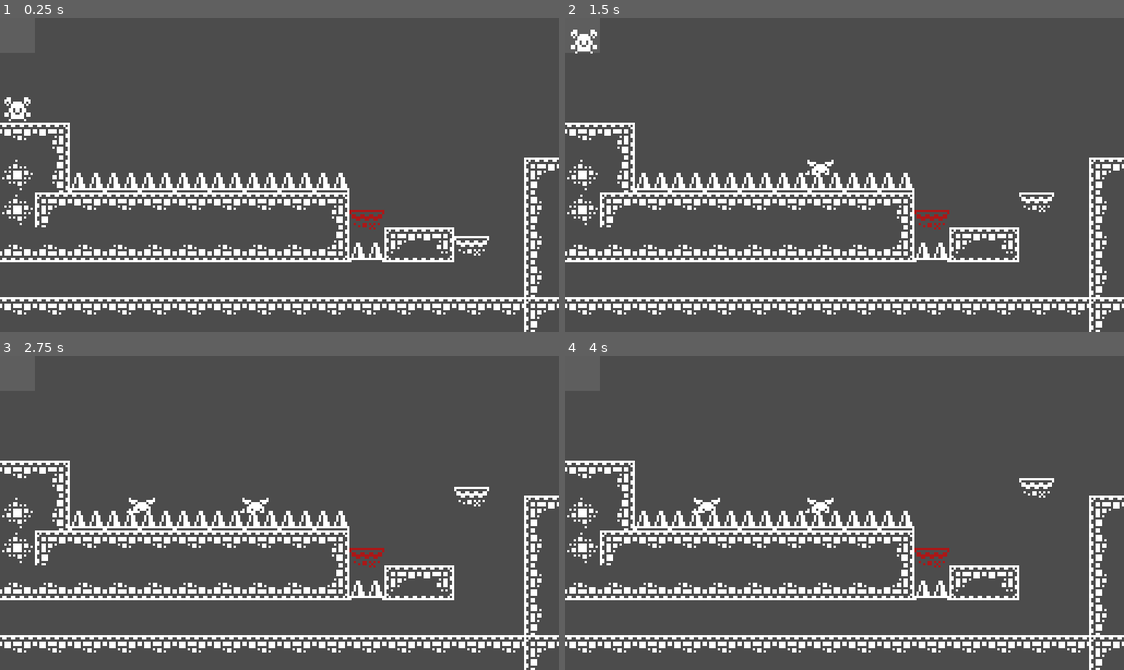
Above: before the commit, frames 1-4 (two rows, left to right).
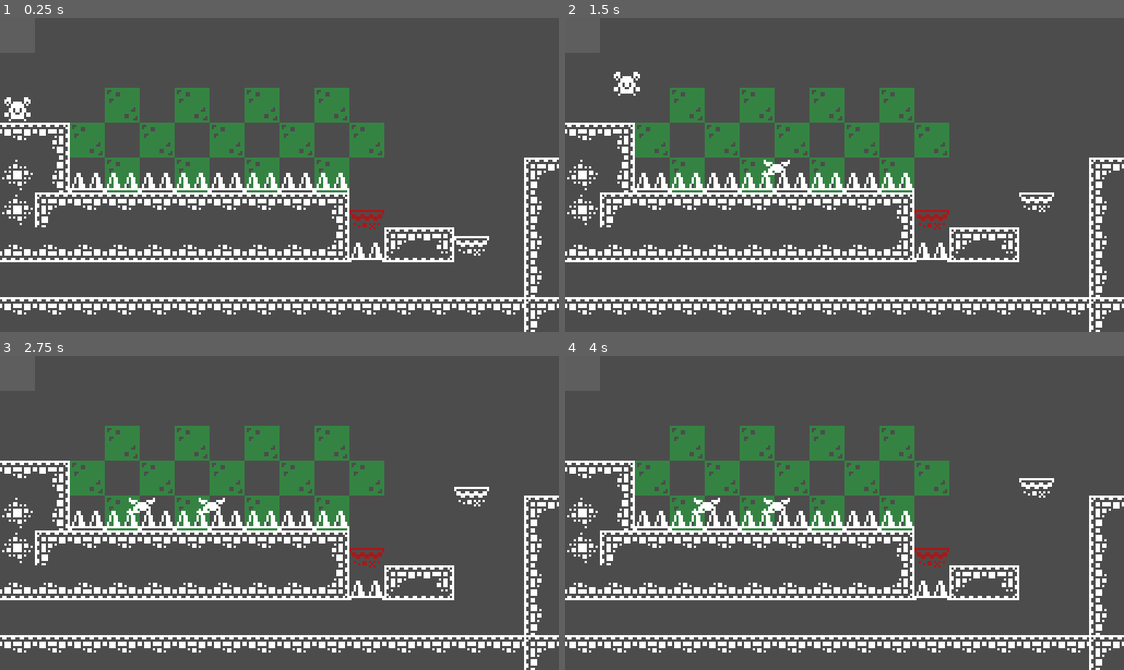
Above: after the commit, the same moments.

Repository: jpdurigan/cat-a-combs
Game: Godot game, scene res://Playground.tscn
Same seed, same stepped clock (60 frames per second), same inputs: the game is played once before the commit and once after it. The project has no main scene, so this scene is started directly.
Inputs:
- Up to frame 1 (0.25 s): no input
- Up to frame 2 (1.5 s): tap Enter at 0.5 s; hold Right (ui_right) from 0.53 s (still down); tap Up (ui_up) at 0.77 s
- Up to frame 3 (2.75 s): tap Up (ui_up) at 1.52 s; release Right (ui_right) at 2.03 s; hold Left (ui_left) from 2.03 s (still down)
- Up to frame 4 (4 s): release Left (ui_left) at 2.78 s; hold Right (ui_right) from 2.78 s (still down); tap Up (ui_up) at 3.02, 3.77 s; tap Space at 3.5 s

The runs differ from the first frame. In frame 1, 7.8% of the frame differs, in the area x 12-69%, y 22-56%; in frame 2, 8.2%, in the area x 1-69%, y 3-56%; in frame 3, 7.8%; in frame 4, 7.8%.

Commit message:
Fix: pulo do player

Diff:
--- a/src/Playground.tscn
+++ b/src/Playground.tscn
@@ -19,7 +19,7 @@
 cell_size = Vector2( 16, 16 )
 cell_custom_transform = Transform2D( 16, 0, 0, 16, 0, 0 )
 format = 1
-tile_data = PoolIntArray( 262143, 0, 0, 196608, 0, 1, 196609, 0, 2, 327679, 0, 65536, 262144, 0, 65537, 262145, 0, 65538, 262159, 0, 0, 262160, 0, 1, 262161, 0, …(1381 unchanged characters)…
+tile_data = PoolIntArray( 131075, 1, 0, 131077, 1, 0, 131079, 1, 0, 131081, 1, 0, 262143, 0, 0, 196608, 0, 1, 196609, 0, 2, 196610, 1, 0, 196612, 1, 0, 196614, 1, 0, 196616, 1, 0, 196618, 1, 0, 327679, 0, 65536, 262144, 0, 65537, 262145, 0, 65538, 262147, 1, 0, 262149, 1, 0, 262151, 1, 0, 262153, 1, 0, 262159, 0, 0, 262160, 0, 1, 262161, 0, …(1381 unchanged characters)…
 
 [node name="Espeto" parent="." instance=ExtResource( 3 )]
 position = Vector2( 168, 112 )
--- a/src/player/Player.gd
+++ b/src/player/Player.gd
@@ -13,7 +13,7 @@
 const GRAVITY = Vector2.DOWN * 18
 
 const ACCELERATION = 45
-const JUMP_SPEED = 340
+const JUMP_SPEED = 240
 const WALK_SPEED = 120
 
 const JUMP_BUFFER_COUNT = 3
--- a/src/tilemap/base_tilemap.tres
+++ b/src/tilemap/base_tilemap.tres
@@ -171,3 +171,17 @@
 "shape_transform": Transform2D( 1, 0, 0, 1, 0, 0 )
 } ]
 0/z_index = 0
+1/name = "monochrome_tilemap_transparent_packed.png 1"
+1/texture = ExtResource( 1 )
+1/tex_offset = Vector2( 0, 0 )
+1/modulate = Color( 0.0431373, 0.890196, 0.196078, 0.360784 )
+1/region = Rect2( 128, 80, 16, 16 )
+1/tile_mode = 0
+1/occluder_offset = Vector2( 0, 0 )
+1/navigation_offset = Vector2( 0, 0 )
+1/shape_offset = Vector2( 0, 0 )
+1/shape_transform = Transform2D( 1, 0, 0, 1, 0, 0 )
+1/shape_one_way = false
+1/shape_one_way_margin = 0.0
+1/shapes = [  ]
+1/z_index = 0
